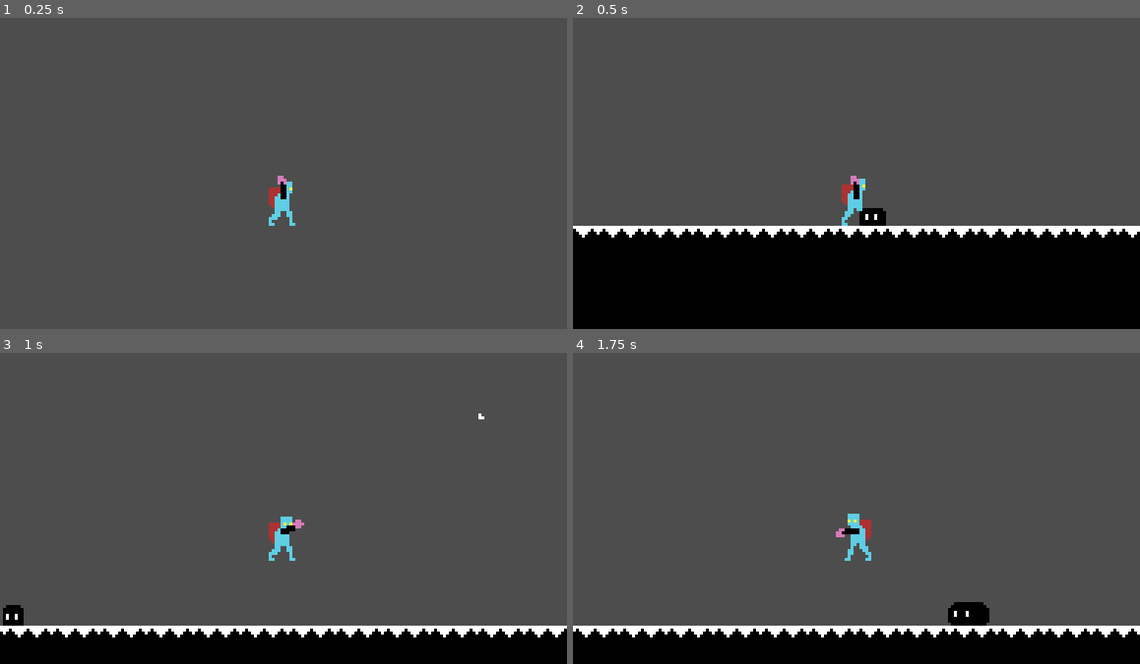
Above: before the commit, frames 1-4 (two rows, left to right).
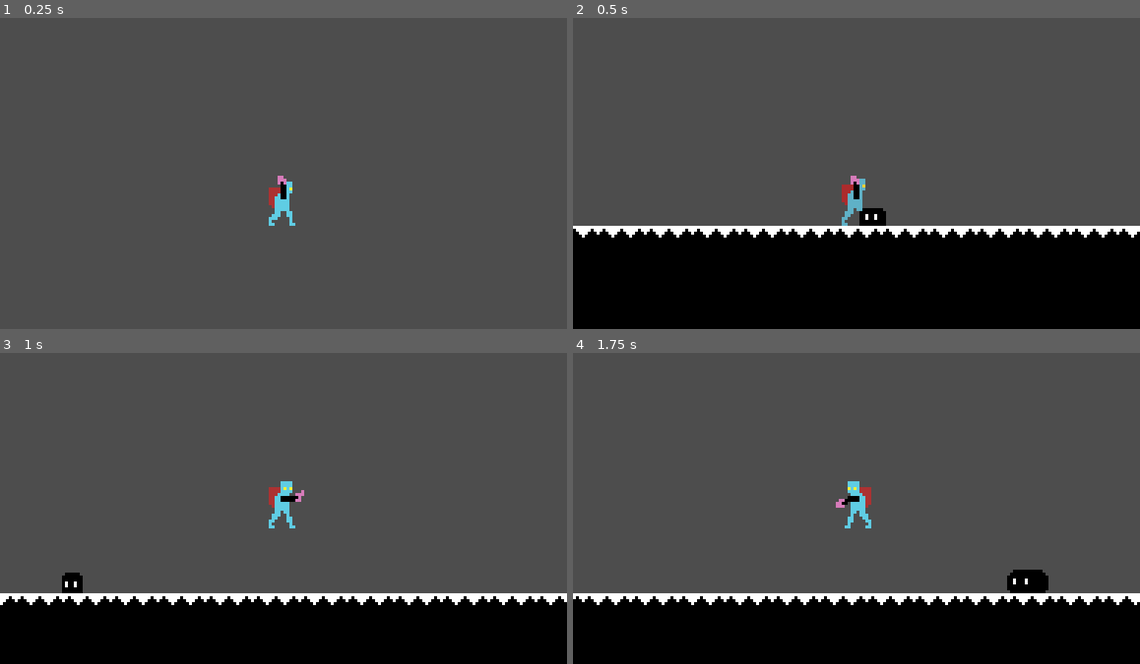
Above: after the commit, the same moments.

Repository: Bbubbee/Qman
Game: Godot game, scene res://scenes/main/main.tscn
The game is run twice, just before and just after one commit, with the same random seed, the same clock (stepped at 60 frames per second) and the same inputs.
Inputs (mouse positions are in pixels of both pictures, inside the frame that each line leads up to):
- Up to frame 1 (0.25 s): no input
- Up to frame 2 (0.5 s): no input
- Up to frame 3 (1 s): move the mouse to (408, 489) at 0.52 s; press the mouse at (408, 489) at 0.53 s; hold D (right) from 0.53 s (still down); tap Space (jump) at 0.77 s
- Up to frame 4 (1.75 s): keep holding D (right); move the mouse to (743, 520) at 1.27 s; release the mouse at (743, 520) at 1.28 s; click (743, 520) at 1.35 s; tap Space (jump) at 1.52 s

Frame 1 is identical in both runs. In frame 2, 0.2% of the frame differs, in the area x 47-52%, y 51-67%; in frame 3, 14%, in the area x 0-100%, y 19-92%; in frame 4, 14%.

Commit message:
improved attack and added camera follow

Diff:
--- a/components/attack_component.gd
+++ /dev/null
@@ -1,6 +0,0 @@
-extends Node2D
-class_name AttackComponent
-
-
-@export var damage: float = 1.0
-@export var knockback: float = 100
--- a/components/attack_component.tscn
+++ /dev/null
@@ -1,6 +0,0 @@
-[gd_scene load_steps=2 format=3 uid="uid://y0nu0gji8rea"]
-
-[ext_resource type="Script" path="res://components/attack_component.gd" id="1_00ibc"]
-
-[node name="AttackComponent" type="Node2D"]
-script = ExtResource("1_00ibc")
--- a/components/health_component.gd
+++ b/components/h_boxes/health_component.gd
@@ -6,7 +6,7 @@
 @onready var health: float = max_health
 
 
-func take_damage(attack: AttackComponent):
+func take_damage(attack: Hitbox):
 	# Damage the actor.
 	health -= attack.damage
 
@@ -19,6 +19,7 @@
 	# The actor has died.
 	if health <= 0:
 		# Handle death functionality here, if exists.
+		# Usuall this means transitioning into a death state.
 		if "has_died" in actor:
 			actor.has_died = true
 
--- a/components/health_component.tscn
+++ b/components/h_boxes/health_component.tscn
@@ -1,6 +1,6 @@
 [gd_scene load_steps=2 format=3 uid="uid://dv0lxnync3vjn"]
 
-[ext_resource type="Script" path="res://components/health_component.gd" id="1_kla7n"]
+[ext_resource type="Script" path="res://components/h_boxes/health_component.gd" id="1_kla7n"]
 
 [node name="HealthComponent" type="Node2D"]
 script = ExtResource("1_kla7n")
--- /dev/null
+++ b/components/h_boxes/hitbox.gd
@@ -0,0 +1,19 @@
+extends Area2D
+class_name Hitbox
+
+"""
+Remember:
+	- Set layers => These are the colliders that you can hit.
+	- Set masks  => This is if you want your hitbox to detect something and
+		act accordingly.
+
+		For example, you want a projectile to queue_free() when it hits
+		something. Set your mask to detect walls or enemies, then
+		connect the area_entered() signal to your parent node, then call
+		queue_free() when the signal fires.
+"""
+
+@export var damage: float = 1.0
+@export var knocback: float = 0.0
+var direction
+	# The direction in which actors will be knocked back.
--- a/components/newattacks/hitbox.tscn
+++ b/components/h_boxes/hitbox.tscn
@@ -1,8 +1,10 @@
 [gd_scene load_steps=2 format=3 uid="uid://b8odsjult6uvb"]
 
-[ext_resource type="Script" path="res://components/newattacks/hitbox.gd" id="1_06aon"]
+[ext_resource type="Script" path="res://components/h_boxes/hitbox.gd" id="1_06aon"]
 
 [node name="Hitbox" type="Area2D"]
+collision_layer = 16
+collision_mask = 0
 script = ExtResource("1_06aon")
 
 [node name="Collider" type="CollisionShape2D" parent="."]
--- /dev/null
+++ b/components/h_boxes/hurt_hit_box.gd
@@ -0,0 +1,17 @@
+class_name HurtHitBox
+extends Hitbox
+# Should also extend Hurtbox. Since we can't do that,
+# just add the Hurtbox code here.
+
+# Note:
+# For collisions, this node must have a layer and mask.
+# Layer - hitbox.  Looks for things to hit.
+# Mask  - hurtbox. Looks for thing to hurt it.
+
+@export var health_component: HealthComponent
+
+
+func _on_hitbox_entered(hitbox: Hitbox) -> void:
+	if not hitbox and not health_component: return
+
+	health_component.take_damage(hitbox)
--- /dev/null
+++ b/components/h_boxes/hurt_hit_box.tscn
@@ -0,0 +1,13 @@
+[gd_scene load_steps=2 format=3 uid="uid://lge6t38xhjjm"]
+
+[ext_resource type="Script" path="res://components/h_boxes/hurt_hit_box.gd" id="1_ydcvu"]
+
+[node name="HurtHitBox" type="Area2D"]
+collision_layer = 16
+collision_mask = 16
+script = ExtResource("1_ydcvu")
+
+[node name="Collider" type="CollisionShape2D" parent="."]
+debug_color = Color(0.741176, 0.219608, 1, 0.419608)
+
+[connection signal="area_entered" from="." to="." method="_on_hitbox_entered"]
--- /dev/null
+++ b/components/h_boxes/hurtbox.gd
@@ -0,0 +1,13 @@
+extends Area2D
+class_name Hurtbox
+
+# Rememeber to:
+#	- Set masks => these are the colliders that can hurt you.
+#   - Attach a health component to this node.
+
+@export var health_component: HealthComponent
+
+func _on_hitbox_entered(hitbox: Hitbox) -> void:
+	if not hitbox and not health_component: return
+
+	health_component.take_damage(hitbox)
--- a/components/newattacks/hurtbox.tscn
+++ b/components/h_boxes/hurtbox.tscn
@@ -1,8 +1,10 @@
 [gd_scene load_steps=2 format=3 uid="uid://bmqdf4kabond7"]
 
-[ext_resource type="Script" path="res://components/newattacks/hurtbox.gd" id="1_l1uy0"]
+[ext_resource type="Script" path="res://components/h_boxes/hurtbox.gd" id="1_l1uy0"]
 
 [node name="Hurtbox" type="Area2D"]
+collision_layer = 0
+collision_mask = 16
 script = ExtResource("1_l1uy0")
 
 [node name="Collider" type="CollisionShape2D" parent="."]
--- a/components/hurtbox_component.gd
+++ /dev/null
@@ -1,16 +0,0 @@
-extends Area2D
-class_name HurtboxComponent
-
-@export var health_component: HealthComponent
-@export var attack_component: AttackComponent
-
-
-## Called in other nodes.
-func damage(attack: AttackComponent):
-	if health_component:
-		health_component.take_damage(attack)
-
-
-## Called when another node touches this.
-func _on_area_entered(area: Area2D) -> void:
-	pass # Replace with function body.
--- a/components/hurtbox_component.tscn
+++ /dev/null
@@ -1,11 +0,0 @@
-[gd_scene load_steps=2 format=3 uid="uid://dy1nyvrmak4dq"]
-
-[ext_resource type="Script" path="res://components/hurtbox_component.gd" id="1_gs8dd"]
-
-[node name="HurtboxComponent" type="Area2D"]
-script = ExtResource("1_gs8dd")
-
-[node name="Collider" type="CollisionShape2D" parent="."]
-debug_color = Color(0.819608, 0.164706, 0.882353, 0.419608)
-
-[connection signal="area_entered" from="." to="." method="_on_area_entered"]
--- a/components/newattacks/hitbox.gd
+++ /dev/null
@@ -1,5 +0,0 @@
-extends Area2D
-class_name Hitbox
-
-
-@export var damage: float = 1
--- a/components/newattacks/hurtbox.gd
+++ /dev/null
@@ -1,8 +0,0 @@
-extends Area2D
-class_name Hurtbox
-
-
-func _on_hitbox_entered(hitbox: Hitbox) -> void:
-	if not hitbox: return
-
-	print("take damage ")
--- a/components/newattacks/test_boxes.tscn
+++ /dev/null
@@ -1,3 +0,0 @@
-[gd_scene format=3 uid="uid://c6r1uy5yj0ws8"]
-
-[node name="TestBoxes" type="Node2D"]
--- a/project.godot
+++ b/project.godot
@@ -60,6 +60,8 @@
 2d_physics/layer_2="player"
 2d_physics/layer_3="enemies"
 2d_physics/layer_4="projectiles"
+2d_physics/layer_5="hitboxes_general"
+2d_physics/layer_6="hurtboxes_general"
 
 [rendering]
 
--- a/scenes/enemies/basic_enemy/enemy.gd
+++ b/scenes/enemies/basic_enemy/enemy.gd
@@ -2,12 +2,11 @@
 
 const SPEED = 20
 
-@onready var attack_component: AttackComponent = $Components/AttackComponent
 @onready var state_machine: Node = $StateMachine
 @onready var sprite_2d: Sprite2D = $General/Sprite
 @onready var animator: AnimationPlayer = $General/Animator
 
-var attack_incoming: AttackComponent = null
+var attack_incoming: Hitbox = null
 var has_died: bool = false
 
 # Get the gravity from the project settings to be synced with RigidBody nodes.
--- a/scenes/enemies/basic_enemy/enemy.tscn
+++ b/scenes/enemies/basic_enemy/enemy.tscn
@@ -1,10 +1,9 @@
-[gd_scene load_steps=13 format=3 uid="uid://d2cp54aqb1i3t"]
+[gd_scene load_steps=12 format=3 uid="uid://d2cp54aqb1i3t"]
 
 [ext_resource type="Script" path="res://scenes/enemies/basic_enemy/enemy.gd" id="1_fs0av"]
-[ext_resource type="PackedScene" uid="uid://dv0lxnync3vjn" path="res://components/health_component.tscn" id="4_6btmt"]
+[ext_resource type="PackedScene" uid="uid://lge6t38xhjjm" path="res://components/h_boxes/hurt_hit_box.tscn" id="3_a6rne"]
+[ext_resource type="PackedScene" uid="uid://dv0lxnync3vjn" path="res://components/h_boxes/health_component.tscn" id="4_6btmt"]
 [ext_resource type="Script" path="res://scenes/player/states/state_machine.gd" id="5_clrhi"]
-[ext_resource type="PackedScene" uid="uid://b8odsjult6uvb" path="res://components/newattacks/hitbox.tscn" id="5_koa8y"]
-[ext_resource type="Script" path="res://components/attack_component.gd" id="5_xst02"]
 [ext_resource type="Script" path="res://scenes/enemies/basic_enemy/enemy_wander.gd" id="7_v07kp"]
 [ext_resource type="Script" path="res://scenes/enemies/basic_enemy/enemy_death_state.gd" id="8_pybyw"]
 [ext_resource type="Script" path="res://scenes/enemies/basic_enemy/enemy_damaged.gd" id="8_v0he8"]
@@ -67,7 +66,7 @@
 collision_layer = 0
 script = ExtResource("1_fs0av")
 
-[node name="Hitbox" type="CollisionShape2D" parent="."]
+[node name="Collider" type="CollisionShape2D" parent="."]
 editor_description = "The hitbox and physics of this enemy."
 position = Vector2(0, 1)
 metadata/_edit_lock_ = true
@@ -89,10 +88,10 @@
 [node name="HealthComponent" parent="Components" node_paths=PackedStringArray("actor") instance=ExtResource("4_6btmt")]
 actor = NodePath("../..")
 
-[node name="AttackComponent" type="Node2D" parent="Components"]
-script = ExtResource("5_xst02")
-
-[node name="Hitbox" parent="Components" instance=ExtResource("5_koa8y")]
+[node name="HurtHitBox" parent="Components" node_paths=PackedStringArray("health_component") instance=ExtResource("3_a6rne")]
+collision_layer = 4
+collision_mask = 8
+health_component = NodePath("../HealthComponent")
 
 [node name="StateMachine" type="Node" parent="." node_paths=PackedStringArray("initial_state")]
 script = ExtResource("5_clrhi")
@@ -109,5 +108,3 @@
 
 [connection signal="animation_finished" from="General/Animator" to="StateMachine/Wander" method="_on_animator_animation_finished"]
 [connection signal="animation_finished" from="General/Animator" to="StateMachine/Death" method="_on_animator_animation_finished"]
-
-[editable path="Components/Hitbox"]
--- a/scenes/enemies/basic_enemy/enemy_damaged.gd
+++ b/scenes/enemies/basic_enemy/enemy_damaged.gd
@@ -1,21 +1,27 @@
 extends State
 
-# A cool down because I want to transition before the
-# animation ends.
-var cooldown: float = 0.25
+# A cool down because I want to transition before the animation ends.
+var cooldown: float = 0.2
 var timer: float
 var animator: AnimationPlayer
 
 
 func enter():
 	animator = actor.animator
-	actor.velocity.x = 0
+	#actor.velocity.x = 0
 	animator.play("damaged")
 	actor.attack_incoming = null
 	timer = cooldown
 
+	# Knockback.
+	actor.velocity.x = 100
 
-func process(delta: float) -> void:
+
+
+
+func physics_process(delta: float) -> void:
+	actor.move_and_slide()
+
 	if actor.has_died:
 		transition.emit(self, "death")
 
--- a/scenes/enemies/dust/dust.tscn
+++ b/scenes/enemies/dust/dust.tscn
@@ -90,16 +90,15 @@
 "idle": SubResource("Animation_2axxu")
 }
 
-[sub_resource type="CapsuleShape2D" id="CapsuleShape2D_0pt5f"]
+[sub_resource type="CapsuleShape2D" id="CapsuleShape2D_2npwt"]
 radius = 4.0
-height = 14.0
+height = 16.0
 
 [node name="Dust" instance=ExtResource("1_pvnsd")]
 
-[node name="Hitbox" parent="." index="0"]
-visible = false
+[node name="Collider" parent="." index="0"]
 position = Vector2(0, 4)
-shape = SubResource("RectangleShape2D_v1wfi")
+shape = SubResource("RectangleShape2D_awn4u")
 
 [node name="Sprite" parent="General" index="0"]
 texture = ExtResource("2_ycphn")
@@ -110,13 +109,9 @@
 "": SubResource("AnimationLibrary_ykw1s")
 }
 
-[node name="Hitbox" parent="Components" index="2"]
-collision_layer = 4
-collision_mask = 0
+[node name="Collider" parent="Components/HurtHitBox" index="0"]
+position = Vector2(0, 4)
+rotation = 1.5708
+shape = SubResource("CapsuleShape2D_2npwt")
 
-[node name="Collider" parent="Components/Hitbox" index="0"]
-position = Vector2(7.10543e-15, 4)
-rotation = 1.5708
-shape = SubResource("CapsuleShape2D_0pt5f")
-
-[editable path="Components/Hitbox"]
+[editable path="Components/HurtHitBox"]
--- a/scenes/enemies/dust_baby/dust_baby.tscn
+++ b/scenes/enemies/dust_baby/dust_baby.tscn
@@ -3,7 +3,7 @@
 [ext_resource type="PackedScene" uid="uid://d2cp54aqb1i3t" path="res://scenes/enemies/basic_enemy/enemy.tscn" id="1_or3qs"]
 [ext_resource type="Texture2D" uid="uid://kg21ha1refg0" path="res://assets/enemies/dust_slime/dust_baby_idle-Sheet.png" id="2_qfgso"]
 
-[sub_resource type="RectangleShape2D" id="RectangleShape2D_t7ot1"]
+[sub_resource type="RectangleShape2D" id="RectangleShape2D_5vxl5"]
 size = Vector2(7, 7)
 
 [sub_resource type="Animation" id="Animation_p70mb"]
@@ -90,14 +90,14 @@
 "idle": SubResource("Animation_o7thw")
 }
 
-[sub_resource type="CircleShape2D" id="CircleShape2D_ayllc"]
-radius = 4.0
+[sub_resource type="RectangleShape2D" id="RectangleShape2D_qx3m0"]
+size = Vector2(7, 7)
 
 [node name="DustBaby" instance=ExtResource("1_or3qs")]
 
-[node name="Hitbox" parent="." index="0"]
+[node name="Collider" parent="." index="0"]
 position = Vector2(0.5, 4.5)
-shape = SubResource("RectangleShape2D_t7ot1")
+shape = SubResource("RectangleShape2D_5vxl5")
 
 [node name="Sprite" parent="General" index="0"]
 texture = ExtResource("2_qfgso")
@@ -108,12 +108,12 @@
 "": SubResource("AnimationLibrary_4bm4j")
 }
 
-[node name="Collider" parent="Components/HitboxComponent" index="0"]
-position = Vector2(-2.27374e-13, 4)
-shape = SubResource("CircleShape2D_ayllc")
-debug_color = Color(0.847059, 0.172549, 0.819608, 0.419608)
-
-[node name="HealthComponent" parent="Components" index="1"]
+[node name="HealthComponent" parent="Components" index="0"]
 max_health = 10.0
 
-[editable path="Components/HitboxComponent"]
+[node name="Collider" parent="Components/HurtHitBox" index="0"]
+position = Vector2(0.5, 4.5)
+shape = SubResource("RectangleShape2D_qx3m0")
+metadata/_edit_lock_ = true
+
+[editable path="Components/HurtHitBox"]
--- a/scenes/player/actions/gust.gd
+++ b/scenes/player/actions/gust.gd
@@ -3,7 +3,6 @@
 
 @export var speed = 125.0
 var direction: Vector2
-@onready var attack_component: AttackComponent = $AttackComponent
 
 
 func _physics_process(delta: float) -> void:
@@ -11,12 +10,5 @@
 	rotation = direction.angle()
 
 
-func _on_body_entered(body: Node2D) -> void:
+func _on_area_entered(area: Area2D) -> void:
 	queue_free()
-
-
-func _on_area_entered(area: Area2D) -> void:
-	if area is HurtboxComponent:
-		area.damage(attack_component)
-
-	queue_free()
--- a/scenes/player/actions/gust.tscn
+++ b/scenes/player/actions/gust.tscn
@@ -1,28 +1,28 @@
 [gd_scene load_steps=4 format=3 uid="uid://bn0vy17ie83yo"]
 
 [ext_resource type="Script" path="res://scenes/player/actions/gust.gd" id="1_5wq1s"]
-[ext_resource type="PackedScene" uid="uid://y0nu0gji8rea" path="res://components/attack_component.tscn" id="2_map46"]
+[ext_resource type="PackedScene" uid="uid://b8odsjult6uvb" path="res://components/h_boxes/hitbox.tscn" id="2_q8jho"]
 
-[sub_resource type="CapsuleShape2D" id="CapsuleShape2D_78klv"]
-radius = 0.5
-height = 2.0
+[sub_resource type="RectangleShape2D" id="RectangleShape2D_h8gx3"]
+size = Vector2(1, 2)
 
-[node name="Gust" type="Area2D"]
+[node name="Gust" type="Node2D"]
 scale = Vector2(2, 2)
-collision_layer = 8
-collision_mask = 5
 script = ExtResource("1_5wq1s")
 speed = 350.0
-
-[node name="CollisionShape2D" type="CollisionShape2D" parent="."]
-position = Vector2(0.5, 0)
-shape = SubResource("CapsuleShape2D_78klv")
 
 [node name="Polygon2D" type="Polygon2D" parent="."]
 polygon = PackedVector2Array(0, -1, 1, 0, 0, 1)
 metadata/_edit_lock_ = true
 
-[node name="AttackComponent" parent="." instance=ExtResource("2_map46")]
+[node name="Hitbox" parent="." instance=ExtResource("2_q8jho")]
+collision_layer = 8
+collision_mask = 5
 
-[connection signal="area_entered" from="." to="." method="_on_area_entered"]
-[connection signal="body_entered" from="." to="." method="_on_body_entered"]
+[node name="Collider" parent="Hitbox" index="0"]
+position = Vector2(0.5, 0)
+shape = SubResource("RectangleShape2D_h8gx3")
+
+[connection signal="area_entered" from="Hitbox" to="." method="_on_area_entered"]
+
+[editable path="Hitbox"]
--- a/scenes/player/player.gd
+++ b/scenes/player/player.gd
@@ -13,7 +13,7 @@
 
 signal damaged
 
-var attack_incoming: AttackComponent
+var attack_incoming: Hitbox
 	# Used to determine when to go to the damaged state.
 	# Made true in health component.
 
--- a/scenes/player/player.tscn
+++ b/scenes/player/player.tscn
@@ -1,6 +1,7 @@
-[gd_scene load_steps=18 format=3 uid="uid://dpwtpkyvf7juq"]
+[gd_scene load_steps=19 format=3 uid="uid://dpwtpkyvf7juq"]
 
 [ext_resource type="Script" path="res://scenes/player/player.gd" id="1_c4p7c"]
+[ext_resource type="Script" path="res://scenes/player/player_camera.gd" id="2_jxt3h"]
 [ext_resource type="Texture2D" uid="uid://bh14o5l46fehi" path="res://assets/player/player_idle-Sheet.png" id="2_rsih1"]
 [ext_resource type="Texture2D" uid="uid://cpa4hj6a8x5mq" path="res://assets/player/player_hand_export.png" id="3_bosfo"]
 [ext_resource type="Script" path="res://scenes/player/states/state_machine.gd" id="4_rnkx0"]
@@ -9,8 +10,8 @@
 [ext_resource type="Script" path="res://scenes/player/states/aim.gd" id="7_kie8v"]
 [ext_resource type="Script" path="res://scenes/player/states/jump.gd" id="7_tk513"]
 [ext_resource type="Script" path="res://scenes/player/states/damaged.gd" id="8_8xkh7"]
-[ext_resource type="PackedScene" uid="uid://dv0lxnync3vjn" path="res://components/health_component.tscn" id="9_x8egt"]
-[ext_resource type="PackedScene" uid="uid://bmqdf4kabond7" path="res://components/newattacks/hurtbox.tscn" id="11_2lm7y"]
+[ext_resource type="PackedScene" uid="uid://dv0lxnync3vjn" path="res://components/h_boxes/health_component.tscn" id="9_x8egt"]
+[ext_resource type="PackedScene" uid="uid://bmqdf4kabond7" path="res://components/h_boxes/hurtbox.tscn" id="11_2lm7y"]
 
 [sub_resource type="CapsuleShape2D" id="CapsuleShape2D_036ok"]
 radius = 4.0
@@ -92,12 +93,11 @@
 script = ExtResource("1_c4p7c")
 
 [node name="CollisionShape" type="CollisionShape2D" parent="."]
-visible = false
 shape = SubResource("CapsuleShape2D_036ok")
-metadata/_edit_lock_ = true
 
 [node name="Camera2D" type="Camera2D" parent="."]
 position = Vector2(0, -11)
+script = ExtResource("2_jxt3h")
 metadata/_edit_lock_ = true
 
 [node name="Animator" type="AnimationPlayer" parent="."]
@@ -154,11 +154,13 @@
 actor = NodePath("../..")
 max_health = 20.0
 
-[node name="Hurtbox" parent="Components" instance=ExtResource("11_2lm7y")]
-collision_layer = 0
+[node name="Hurtbox" parent="Components" node_paths=PackedStringArray("health_component") instance=ExtResource("11_2lm7y")]
 collision_mask = 4
+health_component = NodePath("../HealthComponent")
 
 [node name="Collider" parent="Components/Hurtbox" index="0"]
 shape = SubResource("CapsuleShape2D_mpg6y")
 
+[connection signal="animation_finished" from="Animator" to="StateMachine/Move" method="_on_animator_animation_finished"]
+
 [editable path="Components/Hurtbox"]
--- /dev/null
+++ b/scenes/player/player_camera.gd
@@ -0,0 +1,17 @@
+extends Camera2D
+
+
+const DEAD_ZONE = 60
+
+
+func _input(event: InputEvent):
+	if event is InputEventMouseMotion:
+		var _target = event.position - Vector2(192, 108) * 0.5
+
+
+		#self.position = event.position - Vector2(192, 108) * 0.5
+
+		if _target.length() < DEAD_ZONE:
+			self.position = Vector2.ZERO
+		else:
+			self.position = _target.normalized() * (_target.length() - DEAD_ZONE) * 0.5
--- a/scenes/player/states/damaged.gd
+++ b/scenes/player/states/damaged.gd
@@ -1,11 +1,18 @@
 extends State
 
 
+# Play this state only for a cooldown amount of time.
+var cooldown: float = 0.15
+var cooldown_timer: float
+
+
 func enter():
+	cooldown_timer = cooldown
 	actor.animator.play("hurt")
 	actor.attack_incoming = null
 
 
-func process(delta: float) -> void:
-	if not actor.animator.is_playing():
+func physics_process(delta: float) -> void:
+	cooldown_timer -= delta
+	if cooldown_timer < 0:
 		transition.emit(self, "move")
--- a/scenes/player/states/idle.gd
+++ b/scenes/player/states/idle.gd
@@ -18,3 +18,6 @@
 	if not actor.is_on_floor():
 		actor.velocity.y += actor.gravity * delta
 	actor.move_and_slide()
+
+	if actor.attack_incoming:
+		transition.emit(self, "damaged")
--- a/scenes/player/states/jump.gd
+++ b/scenes/player/states/jump.gd
@@ -6,4 +6,7 @@
 func physics_process(_delta: float) -> void:
 	actor.velocity.y = -jump_height
 
+	if actor.attack_incoming:
+		transition.emit(self, "damaged")
+
 	transition.emit(self, "move")
--- a/scenes/player/states/move.gd
+++ b/scenes/player/states/move.gd
@@ -3,7 +3,9 @@
 
 
 func enter():
-	actor.animator.play("idle")
+	# Only play the move animation if other animations are done.
+	if not actor.animator.is_playing():
+		actor.animator.play("idle")
 
 
 func physics_process(delta: float):
@@ -24,11 +26,16 @@
 	if not actor.is_on_floor():
 		actor.velocity.y += actor.gravity * delta
 
+	# Handle damaged.
 	if actor.attack_incoming:
 		transition.emit(self, "damaged")
-
 
 
 func on_input(event: InputEvent):
 	if event.is_action_pressed("jump") and actor.is_on_floor():
 		transition.emit(self, "jump")
+
+
+## Another animation has finished. Play move animation now.
+func _on_animator_animation_finished(anim_name: StringName) -> void:
+	actor.animator.play('idle')
Not shown: 1 places in scenes/enemies/dust/dust.tscn that only renumber resources
